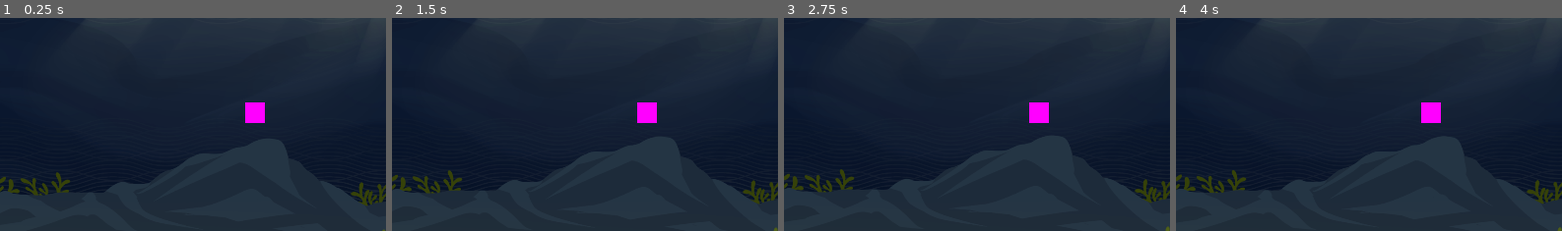
Above: before the commit, frames 1-4 (left to right).
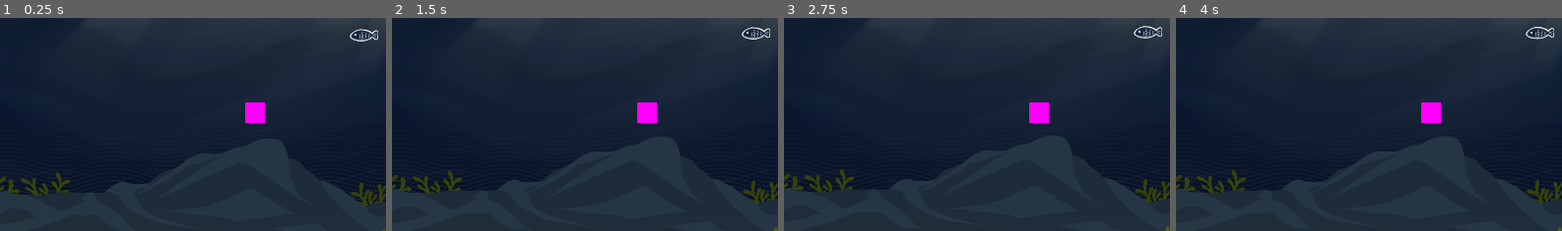
Above: after the commit, the same moments.

Repository: istamarahsan/youma-gemastik-2023
Game: Godot game, scene res://levels/level-2/level_2.tscn
Two runs of this game, one before a commit and one after it. Both use one fixed random seed, a clock stepped at 60 frames per second and the inputs below. This scene is started directly instead of the project's main scene.
Inputs (mouse positions are % of the whole screen's width and height, from its top left):
- Up to frame 1 (0.25 s): no input
- Up to frame 2 (1.5 s): move the mouse to (10, 66) at 0.52 s; click (10, 66) at 0.67 s; move the mouse to (17, 56) at 1.27 s; click (17, 56) at 1.42 s
- Up to frame 3 (2.75 s): tap Enter at 2 s; move the mouse to (24, 44) at 2.02 s; click (24, 44) at 2.17 s
- Up to frame 4 (4 s): tap Space at 2.75 s; move the mouse to (8, 44) at 2.77 s; click (8, 44) at 2.92 s; tap Enter at 3.5 s; move the mouse to (87, 16) at 3.52 s; click (87, 16) at 3.67 s
The pictures show only the part of the screen within x 40-90%, y 12-62%; the shares and areas given below are measured in that part.

The runs differ from the first frame. In frame 1, 0.2% of the frame differs, in the area x 90-98%, y 5-12%; in frame 2, 0.2%; in frame 3, 0.2%; in frame 4, 0.2%, in the area x 90-98%, y 4-11%.

Commit message:
avatar script: emitter may be null

Diff:
--- a/levels/components/player-avatar/player_avatar.gd
+++ b/levels/components/player-avatar/player_avatar.gd
@@ -18,7 +18,8 @@
 		travel_to(target.global_position)
 
 func show_bait():
-	inventory_emitter.show_bait()
+	if inventory_emitter != null:
+		inventory_emitter.show_bait()
 
 func can_navigate_to(destination: Vector2) -> bool:
 	var prev = nav.target_position
--- a/levels/level-2/deep_water.tscn
+++ b/levels/level-2/deep_water.tscn
@@ -157,6 +157,8 @@
 trigger = NodePath("../TriggerOnFood4")
 
 [node name="StaticBackground" type="Node2D" parent="."]
+z_index = -50
+z_as_relative = false
 
 [node name="SeaFloorL5" type="Sprite2D" parent="StaticBackground"]
 texture = ExtResource("2_a2iqq")
